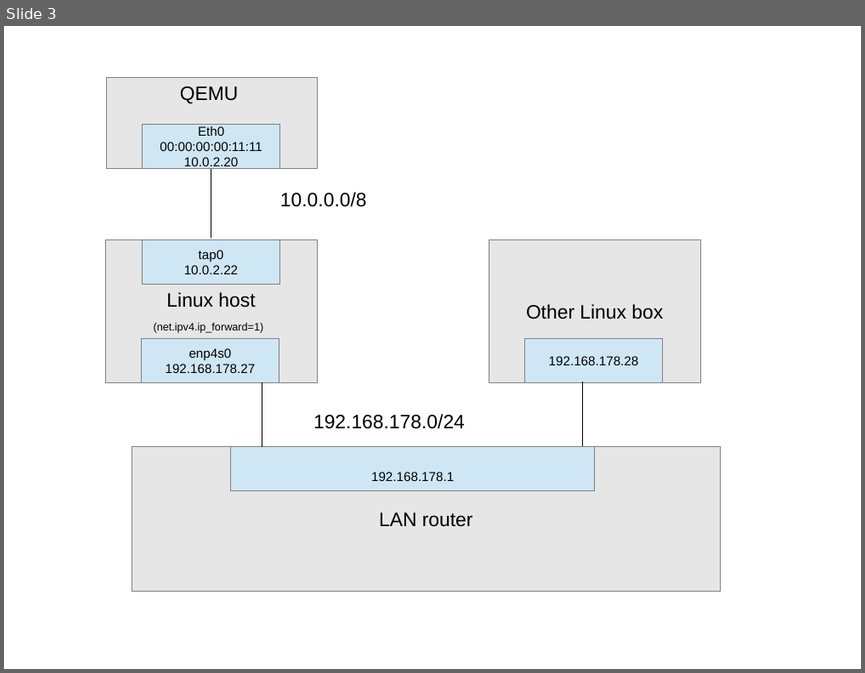
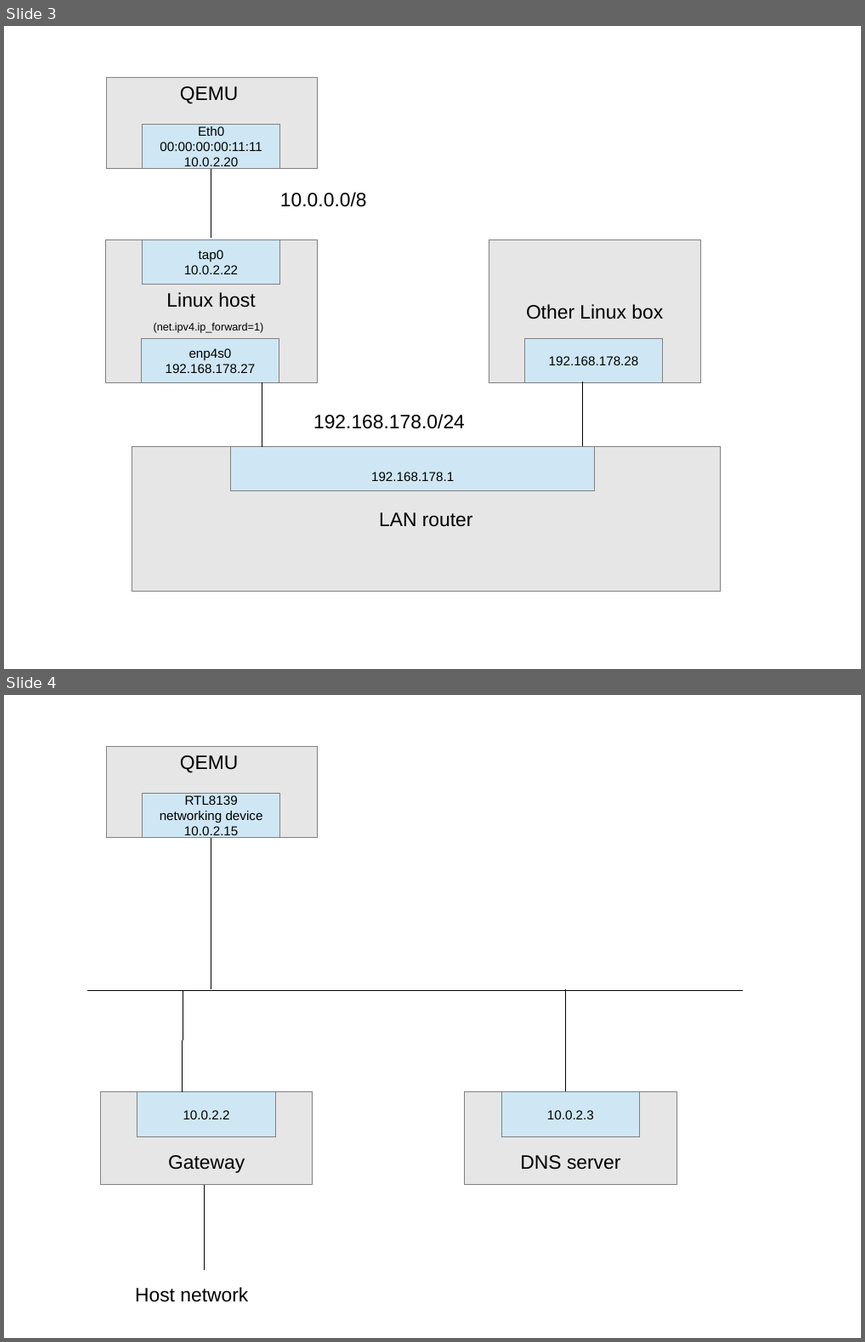
Before and after one commit to christianb93/ctOS, a slide deck: doc/hardware/src/QEMU_Networking.odp. Shown one above the other, each under a label of ours: slide 3 before the commit, slides 3 and 4 after it. The pictures are 865x673 and 865x1342 pixels, drawn with LibreOffice and Linux fonts; fonts in the diff are those of the drawing. Boxes give left, top, right and bottom in pixels: in the first picture for what was removed or moved away, otherwise in the second. Text is boxed around its words. In the diff, an @@ line names an element or a change of style, - is before the commit and + after.

Commit message:
Document user networking (SLIRP) in QEMU

```diff
--- a/doc/hardware/src/QEMU_Networking.odp
+++ b/doc/hardware/src/QEMU_Networking.odp
@@ slide 4 added at (4, 695, 861, 1338), background #FFFFFF @@
@@ rectangle added at (107, 746, 318, 837), fill #E6E6E6, outline #808080 0 pt, 18 pt, text #000000 @@
+QEMU
@@ rectangle added at (143, 793, 281, 837), fill #CFE7F5, outline #808080 0 pt, 12 pt, text #000000 @@
+RTL8139
+networking device
+10.0.2.15
@@ line added from (211, 838) to (211, 989), #000000 0 pt @@
@@ line added from (88, 991) to (742, 991), #000000 0 pt @@
@@ line added from (182, 991) to (182, 1091), #000000 0 pt @@
@@ line added from (565, 990) to (565, 1091), #000000 0 pt @@
@@ rectangle added at (100, 1092, 312, 1184), fill #E6E6E6, outline #808080 0 pt, 18 pt, text #000000 @@
+Gateway
@@ rectangle added at (137, 1092, 276, 1137), fill #CFE7F5, outline #808080 0 pt, 12 pt, text #000000 @@
+10.0.2.2
@@ rectangle added at (465, 1092, 676, 1184), fill #E6E6E6, outline #808080 0 pt, 18 pt, text #000000 @@
+DNS server
@@ rectangle added at (501, 1092, 640, 1137), fill #CFE7F5, outline #808080 0 pt, 12 pt, text #000000 @@
+10.0.2.3
@@ line added from (205, 1185) to (205, 1270), #000000 0 pt @@
@@ text added at (135, 1287, 248, 1302), 18 pt, text #000000 @@
+Host network
```
Also in this commit, not shown: 2 other files.
